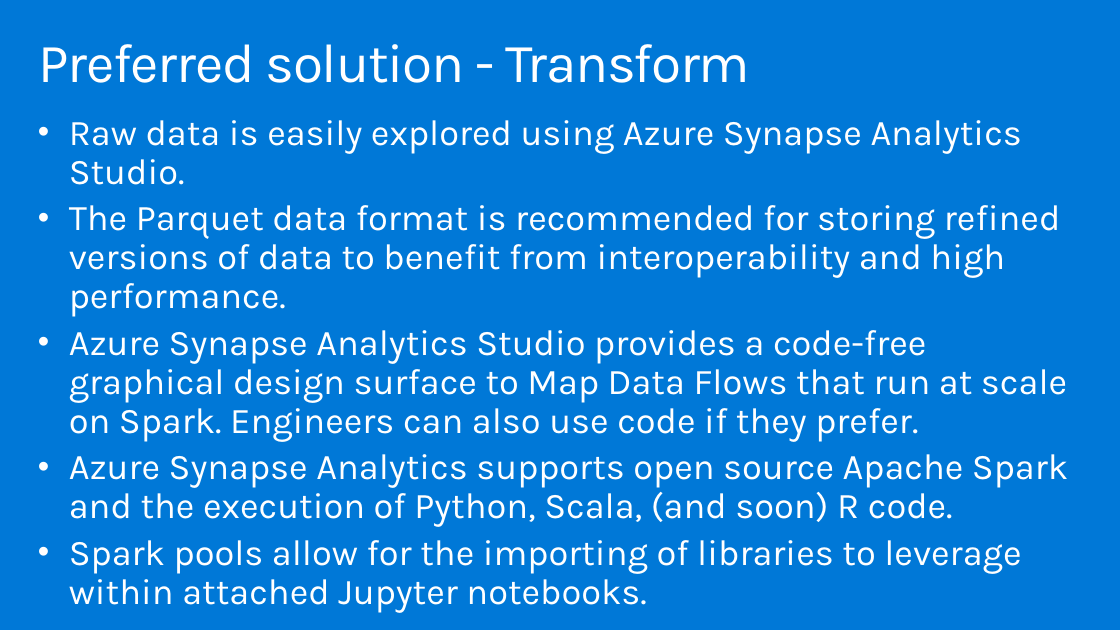
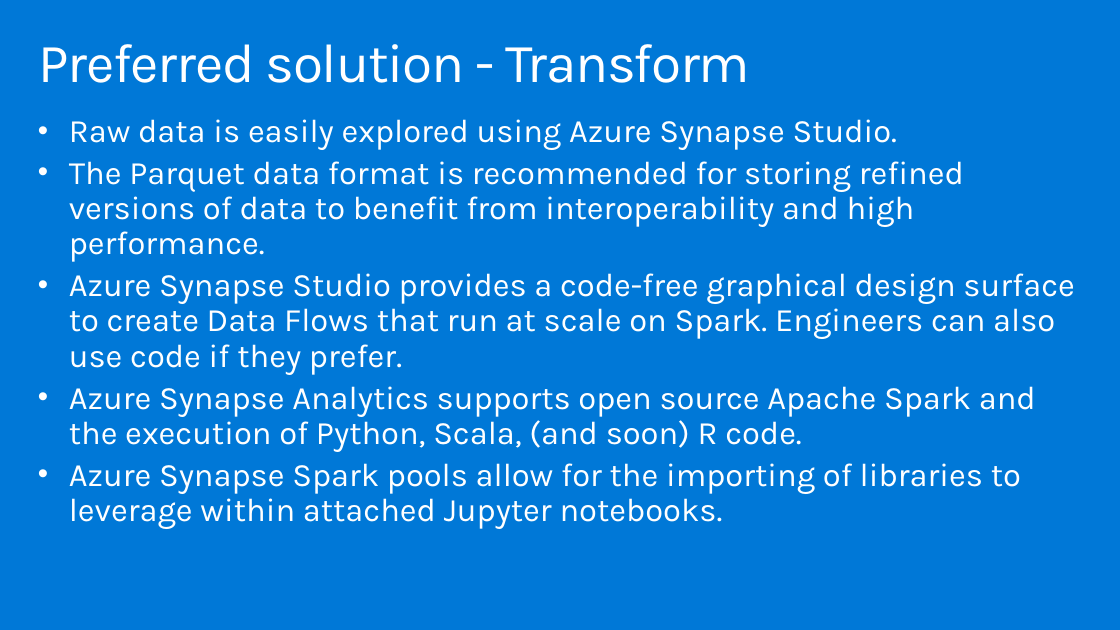
Before and after one commit to solliancenet/MCW-Azure-Synapse-Analytics, a slide deck: slide 22 of Whiteboard design session/WDS trainer presentation - Azure Synapse Analytics.pptx. Drawn at 1120x630 pixels with LibreOffice and Linux fonts; fonts in the diff are those of the drawing. Boxes give left, top, right and bottom in pixels: in the first picture for what was removed or moved away, otherwise in the second. Text is boxed around its words. In the diff, an @@ line names an element or a change of style, - is before the commit and + after.

```diff
--- a/Whiteboard design session/WDS trainer presentation - Azure Synapse Analytics.pptx
+++ b/Whiteboard design session/WDS trainer presentation - Azure Synapse Analytics.pptx
@@ text at (x1=69, y1=119, x2=897, y2=150): text changed; size 31 to 28 pt @@
-• Raw data is easily explored using Azure Synapse Analytics Studio.
+• Raw data is easily explored using Azure Synapse Studio.
@@ text at (x1=69, y1=161, x2=1036, y2=452): size 31 to 28 pt in "The Parquet data format is recommended for ...", "Azure Synapse Analytics supports open source Apache ..." @@
@@ text at (x1=69, y1=273, x2=1074, y2=375): text changed; size 31 to 28 pt @@
-• Azure Synapse Analytics Studio provides a code-free graphical design surface to Map Data Flows that run at scale on Spark. Engineers can also use code if they prefer.
+• Azure Synapse Studio provides a code-free graphical design surface to create Data Flows that run at scale on Spark. Engineers can also use code if they prefer.
@@ text at (x1=69, y1=463, x2=1021, y2=529): text changed; size 31 to 28 pt @@
-• Spark pools allow for the importing of libraries to leverage within attached Jupyter notebooks.
+• Azure Synapse Spark pools allow for the importing of libraries to leverage within attached Jupyter notebooks.
```
Also in this commit, not shown: 26 other slides changed, 2 other files.
